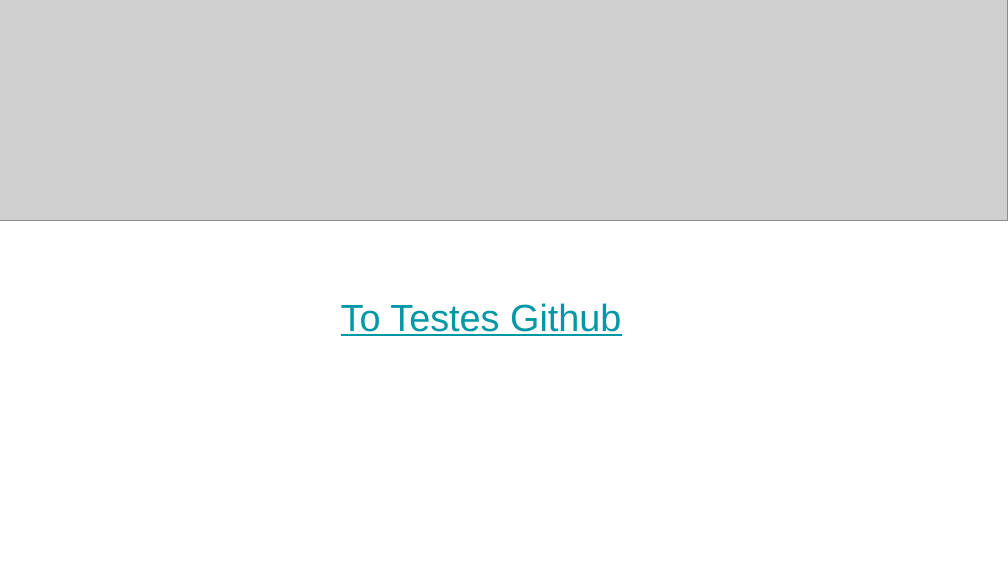
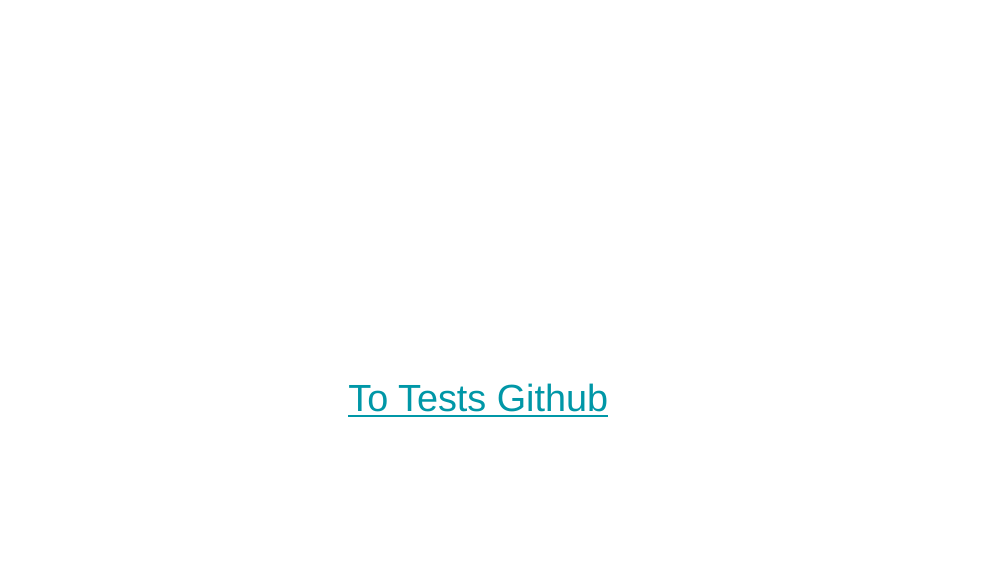
Before and after one commit to samar123419/QA_Automation_middle_project, a slide deck: slide 6 of middle presentation.pptx. Drawn at 1008x567 pixels with LibreOffice and Linux fonts; fonts in the diff are those of the drawing; grey boxes stand for pictures; background and template pictures are left out. Boxes give left, top, right and bottom in pixels: in the first picture for what was removed or moved away, otherwise in the second. Text is boxed around its words. In the diff, an @@ line names an element or a change of style, - is before the commit and + after.

```diff
--- a/middle presentation.pptx
+++ b/middle presentation.pptx
@@ picture removed at <box>0,0,1008,220</box> @@
@@ text at <box>348,383,608,417</box>: text changed @@
-To Testes Github
+To Tests Github
```
Also in this commit, not shown: 4 other slides changed.
